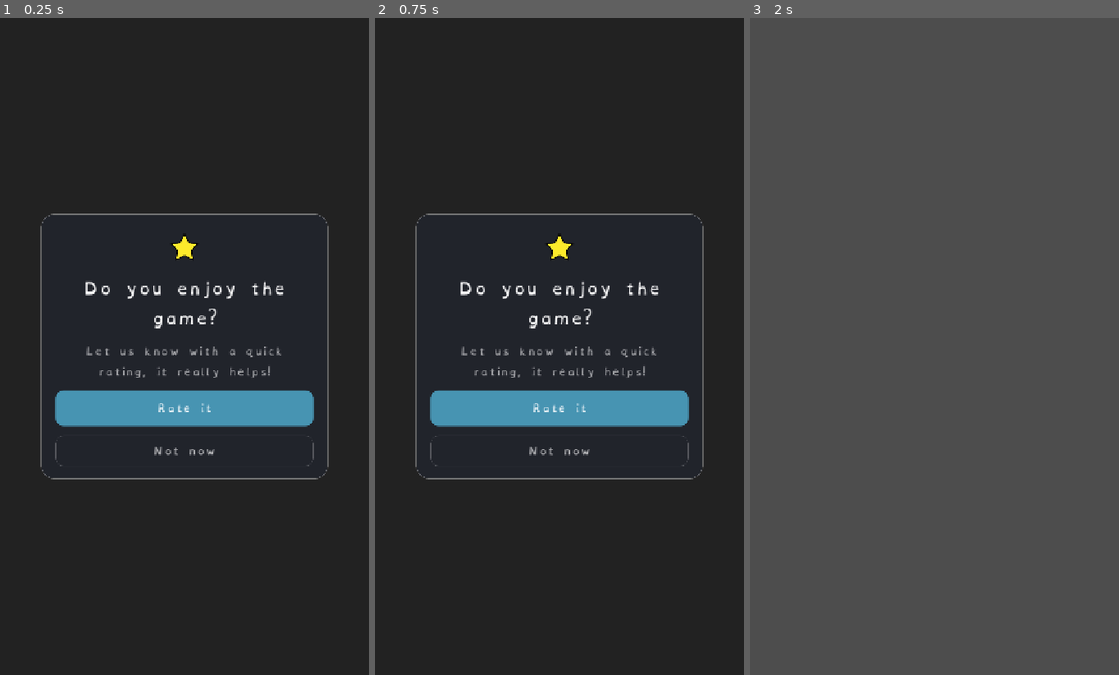
Above: before the commit, frames 1-3 (left to right).
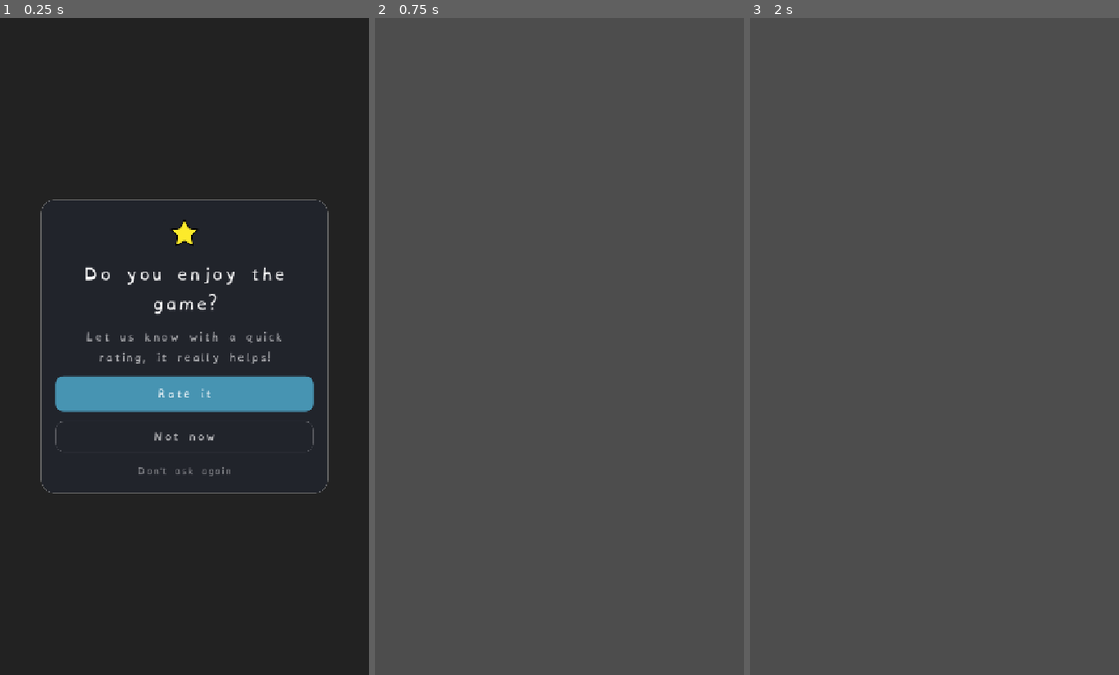
Above: after the commit, the same moments.

Repository: Hatscat/limpidchess
Game: Godot game, scene res://scenes/rate_dialog.tscn
The game is run twice, just before and just after one commit, with the same random seed, the same clock (stepped at 60 frames per second) and the same inputs. This scene is started directly instead of the project's main scene.
Inputs (mouse positions are in pixels of both pictures, inside the frame that each line leads up to):
- Up to frame 1 (0.25 s): no input
- Up to frame 2 (0.75 s): click (559, 471) at 0.5 s, where only the run after the commit has a clickable "Don't ask again"
- Up to frame 3 (2 s): click (934, 405) at 1.25 s, where only the run before the commit has a clickable "Rate it"

The runs differ from the first frame. In frame 1, 6.3% of the frame differs, in the area x 10-90%, y 27-73%; in frame 2, 99%, in the area x 0-100%, y 0-100%; in frame 3, nothing differs.

Commit message:
feat: add "Don't ask again" option to rating prompt and update notification logic

Diff:
--- a/assets/i18n/ui.csv
+++ b/assets/i18n/ui.csv
@@ -267,6 +267,7 @@
 "Let us know with a quick rating, it really helps!","Let us know with a quick rating, it really helps!","Dites-le nous avec une note, ça aide beaucoup !","Déjanos tu valoración, ¡nos ayuda mucho!"
 Rate it,Rate it,Noter,Valorar
 Not now,Not now,Plus tard,Ahora no
+Don't ask again,Don't ask again,Ne plus demander,No volver a preguntar
 Review game,Review game,Noter le jeu,Valorar el juego
 Free games reminder,Free games reminder,Rappel des parties gratuites,Recordatorio de partidas gratis
 Reminds you when your free daily games reset.,Reminds you when your free daily games reset.,Vous prévient quand vos parties gratuites du jour reviennent.,Te avisa cuando vuelven tus partidas gratis del día.
--- a/scenes/rate_dialog.tscn
+++ b/scenes/rate_dialog.tscn
@@ -121,3 +121,13 @@
 theme_override_styles/hover = SubResource("sb_ghost")
 theme_override_styles/pressed = SubResource("sb_ghost")
 text = "Not now"
+
+[node name="NeverBtn" type="Button" parent="Center/Card/Margin/VBox"]
+unique_name_in_owner = true
+custom_minimum_size = Vector2(0, 36)
+layout_mode = 2
+focus_mode = 0
+modulate = Color(1, 1, 1, 0.45)
+theme_override_font_sizes/font_size = 16
+flat = true
+text = "Don't ask again"
--- a/scripts/game_manager.gd
+++ b/scripts/game_manager.gd
@@ -199,11 +199,14 @@
 		_roll_day()
 		games_today += 1
 	_save()
-	# Remind a free player when their games refill; cancel if they still have some (or are premium).
-	if not is_premium and games_remaining_today() == 0:
+	# Free players get a daily "your free games are back" reminder (the games reset every day), so a
+	# player who forgets a day still gets nudged the next. Re-anchored to tomorrow on each game, and
+	# dropped for Premium (unlimited games). Gated to 2+ games played so the notification-permission
+	# ask lands on an engaged player, not on their very first game (matches should_ask_review).
+	if is_premium:
+		Notifications.cancel_reset_reminder()
+	elif games_played >= 2:
 		Notifications.schedule_reset_reminder()
-	else:
-		Notifications.cancel_reset_reminder()
 
 
 ## Reset the daily counter when the local date changes.
--- a/scripts/notifications.gd
+++ b/scripts/notifications.gd
@@ -3,15 +3,19 @@
 ## "Your free games are back" local notification (autoload "Notifications").
 ##
 ## Wraps the godot-notification-scheduler plugin's `NotificationScheduler` + `NotificationData`
-## nodes when installed; a harmless no-op on desktop/dev or without the plugin. Scheduled when a
-## free player runs out of daily games (GameManager._count_game), cancelled when they have games
-## again or go Premium. We schedule via set_delay and never request SCHEDULE_EXACT_ALARM, so the
+## nodes when installed; a harmless no-op on desktop/dev or without the plugin. A free player gets a
+## DAILY repeating reminder (the free games reset every day): (re)scheduled for tomorrow morning once
+## they've played 2+ games (GameManager._count_game, so the permission ask lands on an engaged player)
+## and cancelled when they go Premium. Because each game re-anchors it to tomorrow, it mostly nudges
+## players who skip a day rather than active ones.
+## We schedule via set_delay/set_interval and never request SCHEDULE_EXACT_ALARM, so the
 ## plugin falls back to an inexact while-idle alarm: it still fires while the app is closed and
 ## survives a reboot, but may land up to ~1h late (fine for a daily "games are back" nudge). The
 ## plugin's class_name nodes only exist once the addon is added, so we resolve + instantiate them
 ## dynamically to stay parse-safe when it isn't.
 
 const REMINDER_ID := 1001
+const DAY_SECONDS := 86400  # repeat interval: a daily nudge
 const CHANNEL_ID := "limpid_daily"
 const CHANNEL_IMPORTANCE_DEFAULT := 3  # NotificationChannel.Importance.DEFAULT (literal = parse-safe)
 
@@ -114,6 +118,7 @@
 	data.set_title(tr("Your free games are back!"))
 	data.set_content(tr("Come back and find the best move."))
 	data.set_delay(_delay_to_tomorrow_morning())
+	data.set_interval(DAY_SECONDS)  # repeat every day (the free games reset daily), so a skipped day still gets a nudge
 	_scheduler.schedule(data)
 
 
--- a/scripts/rate_dialog.gd
+++ b/scripts/rate_dialog.gd
@@ -5,14 +5,17 @@
 ## either choice. Instanced on demand by the Reviews autoload (and never persists across scenes).
 
 signal rated
+signal never_ask  ## "Don't ask again": stop the automatic pre-prompt for good
 
 @onready var _rate_btn: Button = %RateBtn
 @onready var _later_btn: Button = %LaterBtn
+@onready var _never_btn: Button = %NeverBtn
 
 
 func _ready() -> void:
 	_rate_btn.pressed.connect(_on_rate)
 	_later_btn.pressed.connect(_on_later)
+	_never_btn.pressed.connect(_on_never)
 
 
 func _on_rate() -> void:
@@ -22,3 +25,8 @@
 
 func _on_later() -> void:
 	queue_free()
+
+
+func _on_never() -> void:
+	never_ask.emit()
+	queue_free()
--- a/scripts/reviews.gd
+++ b/scripts/reviews.gd
@@ -52,6 +52,7 @@
 		return false
 	var dlg := ps.instantiate()
 	dlg.rated.connect(ask)
+	dlg.never_ask.connect(GameManager.mark_review_done)  # "Don't ask again" stops the auto-prompt for good
 	scene.add_child(dlg)
 	return true
 
Binary file changed: assets/i18n/ui.en.translation
Binary file changed: assets/i18n/ui.es.translation
Binary file changed: assets/i18n/ui.fr.translation
